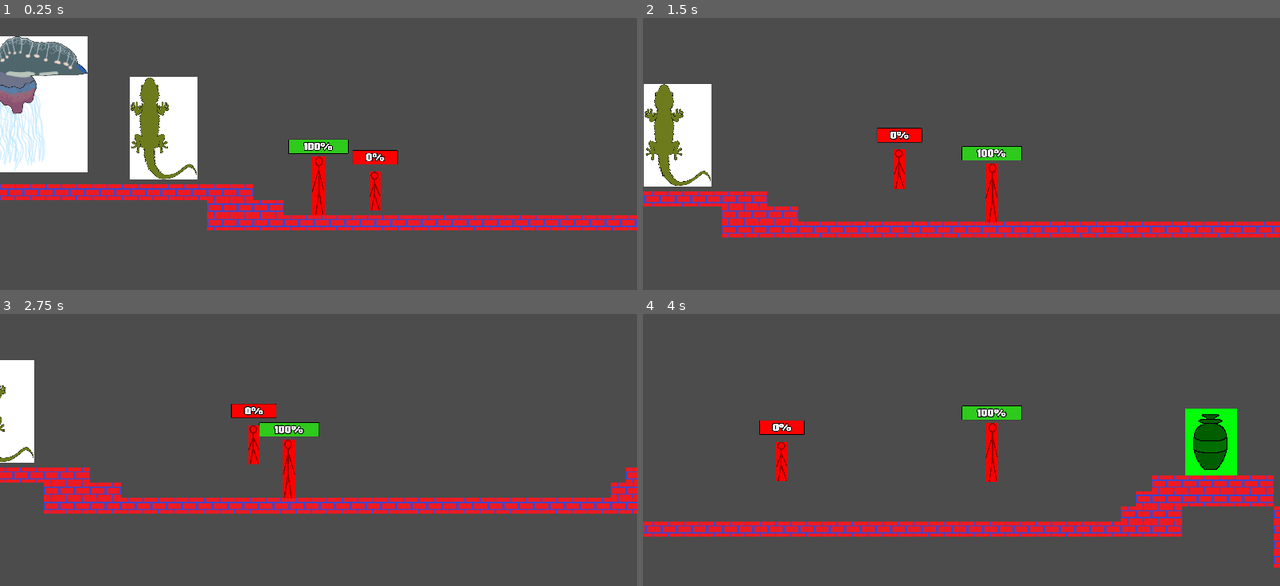
Above: before the commit, frames 1-4 (two rows, left to right).
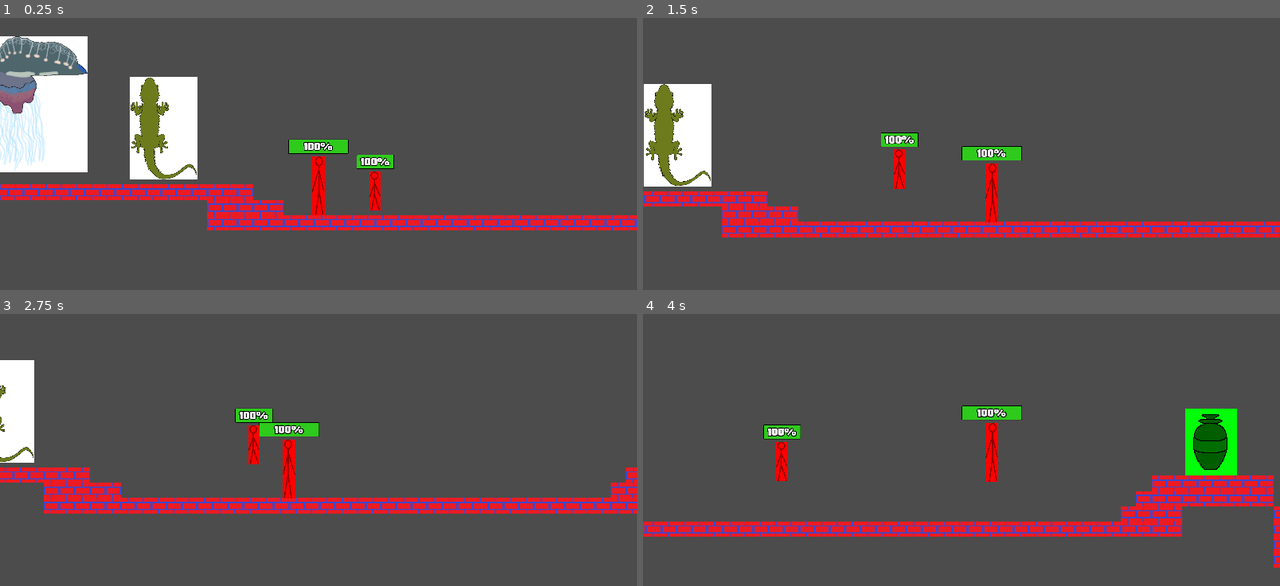
Above: after the commit, the same moments.

Repository: EyeBallTank/PROJECT-NORTUBEL-main-ish
Game: Godot game, scene res://src/levels/LevelTemplate3.tscn
Same seed, same stepped clock (60 frames per second), same inputs: the game is played once before the commit and once after it. This scene is started directly instead of the project's main scene.
Inputs:
- Up to frame 1 (0.25 s): no input
- Up to frame 2 (1.5 s): hold F (followme) 0.53-1.28 s; hold Right (right) from 0.53 s (still down); tap Up (jumpup) at 0.77 s; tap S (standstill) at 1.35 s
- Up to frame 3 (2.75 s): tap Up (jumpup) at 1.52 s; release Right (right) at 2.03 s; hold Left (left) from 2.03 s (still down); hold F (followme) from 2.03 s (still down)
- Up to frame 4 (4 s): release Left (left) at 2.78 s; release F (followme) at 2.78 s; hold Right (right) from 2.78 s (still down); tap S (standstill) at 2.85 s; tap Up (jumpup) at 3.02, 3.77 s; hold F (followme) from 3.53 s (still down)

The runs differ from the first frame. In frame 1, 0.5% of the frame differs, in the area x 55-63%, y 48-56%; in frame 2, 0.5%, in the area x 36-44%, y 40-48%; in frame 3, 0.5%; in frame 4, 0.5%.

Commit message:
Companion health issue fixed
turns out it was a misspelling issue

Diff:
--- a/src/behind_the_scenes/main_level_script.gd
+++ b/src/behind_the_scenes/main_level_script.gd
@@ -4,10 +4,14 @@
 # In case levels need a script
 
 onready var player = preload("res://src/play_actors/Player.tscn")
+#onready var playerhealth = preload("res://src/menusandui/healthbarPlayer.tscn")
 onready var companion = preload("res://src/play_actors/Companion.tscn")
+#onready var companionhealth = preload("res://src/menusandui/healthbarCompanion.tscn")
 onready var door = preload("res://src/level_objects/Door.tscn")
 
 func _ready():
 	var bigsibling = player.instance()
+#	var bigsiblinghealth = playerhealth.instance()
 	var littlesibling = companion.instance()
+#	var littlesiblinghealth = companionhealth.instance()
 	var porta = door.instance()
--- a/src/enemies/gecko enemy.tscn
+++ b/src/enemies/gecko enemy.tscn
@@ -5,7 +5,7 @@
 [sub_resource type="RectangleShape2D" id=1]
 extents = Vector2( 141, 214.25 )
 
-[node name="Gecko enemy" type="KinematicBody2D"]
+[node name="Gecko enemy" type="KinematicBody2D" groups=["enemies"]]
 collision_layer = 32
 collision_mask = 3
 
--- a/src/level_hazards/Manowar test.tscn
+++ b/src/level_hazards/Manowar test.tscn
@@ -5,7 +5,7 @@
 [sub_resource type="RectangleShape2D" id=1]
 extents = Vector2( 228.5, 290 )
 
-[node name="Manowar" type="KinematicBody2D"]
+[node name="Manowar" type="KinematicBody2D" groups=["hazards"]]
 collision_layer = 32
 collision_mask = 3
 
--- a/src/menusandui/healthbarCompanion.tscn
+++ b/src/menusandui/healthbarCompanion.tscn
@@ -40,7 +40,9 @@
 [node name="HealthbarCompanion" type="ProgressBar"]
 margin_left = 1.0
 margin_top = -61.0
-margin_right = 190.0
+margin_right = 157.0
 margin_bottom = -1.0
 theme = SubResource( 3 )
 custom_fonts/font = SubResource( 4 )
+max_value = 50.0
+value = 25.0
--- a/src/play_actors/CompanionCopy.gd
+++ b/src/play_actors/CompanionCopy.gd
@@ -7,9 +7,7 @@
 export var speed: = Vector2(300.0, 1000.0)
 export var gravity: = 3000.0
 export var health : int = 50
-
 var velocity: = Vector2.ZERO
-
 
 #I took Gonkee's Jared AI code and tried to change it to my preferences.
 #And the state machine was based on a suggestion by TebyTheCat on Newgrounds.
@@ -26,7 +24,7 @@
 var state = STANDSTILL
 
 onready var Player = get_parent().get_node("Player")
-onready var healthBar = $HealthBarCompanion
+onready var healthBar = $HealthbarCompanion
 
 var vel = Vector2(0, 0)
 
@@ -44,7 +42,7 @@
 
 func _ready():
 	set_process(true)
-#	healthBar.max_value = health
+	healthBar.max_value = health
 
 
 func set_dir(target_dir):
@@ -54,8 +52,7 @@
 
 
 func _process(delta):
-#	healthBar.value = health
-#for some reason, these 2 healthBar related code lines break the game, even though they seem exactly like the Player's version which works
+	healthBar.value = health
 	match state:
 		FOLLOWME:
 			if Player.position.x < position.x - target_player_distance:
--- a/src/play_actors/CompanionCopy.tscn
+++ b/src/play_actors/CompanionCopy.tscn
@@ -22,7 +22,7 @@
 shape = SubResource( 1 )
 
 [node name="HealthbarCompanion" parent="." instance=ExtResource( 3 )]
-margin_left = -95.0
-margin_top = -254.0
-margin_right = 94.0
-margin_bottom = -194.0
+margin_left = -78.0
+margin_top = -235.0
+margin_right = 78.0
+margin_bottom = -175.0
